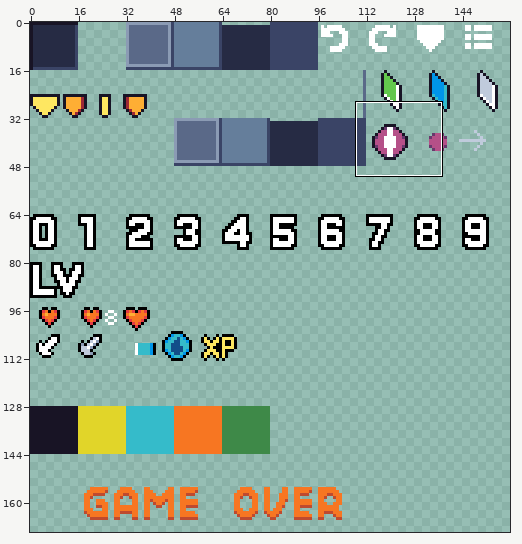
File history of a pixel-art file, res/gfx/ui.aseprite. The picture above shows the old version from afar; the outline marks the close-up.
Close-up. Before the commit:
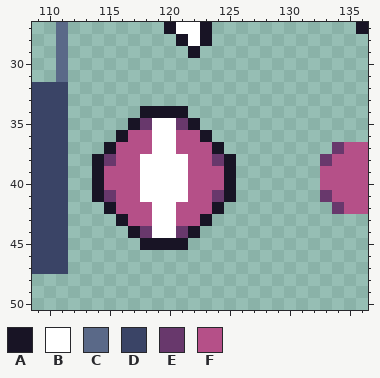
512x512 pixels, 1 frame. Shown: x 109..136, y 27..50. The wide view leaves out empty margins.
Palette (. is transparent): A #181425  B #ffffff  C #5a6988  D #3a4466  E #68386c  F #b55088
Pixels before, first column x 109:
27 ..C........ABBA............A
28 ..C.........ABA.............
29 ..C..........A..............
30 ..C.........................
31 ..C.........................
32 DDD.........................
33 DDD.........................
34 DDD......AAAA...............
35 DDD.....AEBBEA..............
36 DDD....AFFBBFFA.............
37 DDD...AFFFBBFFFA.........EFF
38 DDD..AEFFBBBBFFEA.......EFFF
39 DDD..AFFFBBBBFFFA.......FFFF
40 DDD..AFFFBBBBFFFA.......FFFF
41 DDD..AEFFBBBBFFEA.......EFFF
42 DDD...AFFFBBFFFA.........EFF
43 DDD....AFFBBFFA.............
44 DDD.....AEBBEA..............
45 DDD......AAAA...............
46 DDD.........................
47 DDD.........................
New version:
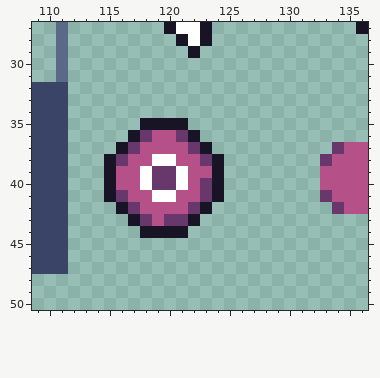
Change:
y 34: x 118..121 AAAA -> ....
y 35: x 117..122 AEBBEA -> .AAAA.
y 36: x 116..123 AFFBBFFA -> .AEFFEA.
y 37: x 115..117 AFF -> .AE; x 119..120 BB -> FF; x 122..124 FFA -> EA.
y 38: x 114..116 AEF -> .AE; x 118 B -> F; x 121 B -> F; x 123..125 FEA -> EA.
y 39: x 114..115 AF -> .A; x 119..120 BB -> EE; x 124..125 FA -> A.
y 40: x 114..115 AF -> .A; x 119..120 BB -> EE; x 123..125 FFA -> EA.
y 41: x 114..116 AEF -> .AE; x 118 B -> F; x 121 B -> F; x 123..125 FEA -> EA.
y 42: x 115..117 AFF -> .AE; x 119..120 BB -> FF; x 122..124 FFA -> EA.
y 43: x 116..123 AFFBBFFA -> .AEFEEA.
y 44: x 117..122 AEBBEA -> .AAAA.
y 45: x 118..121 AAAA -> ....
